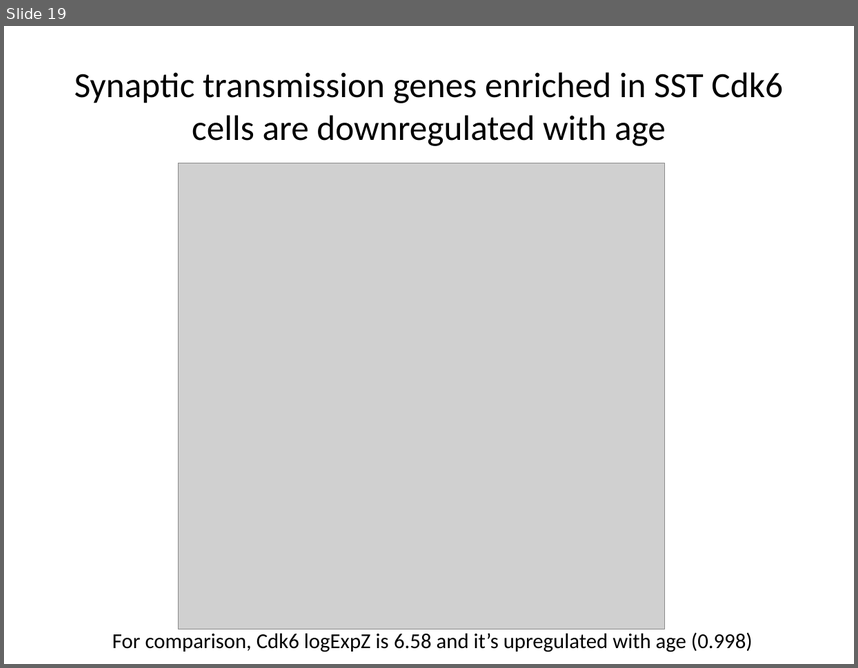
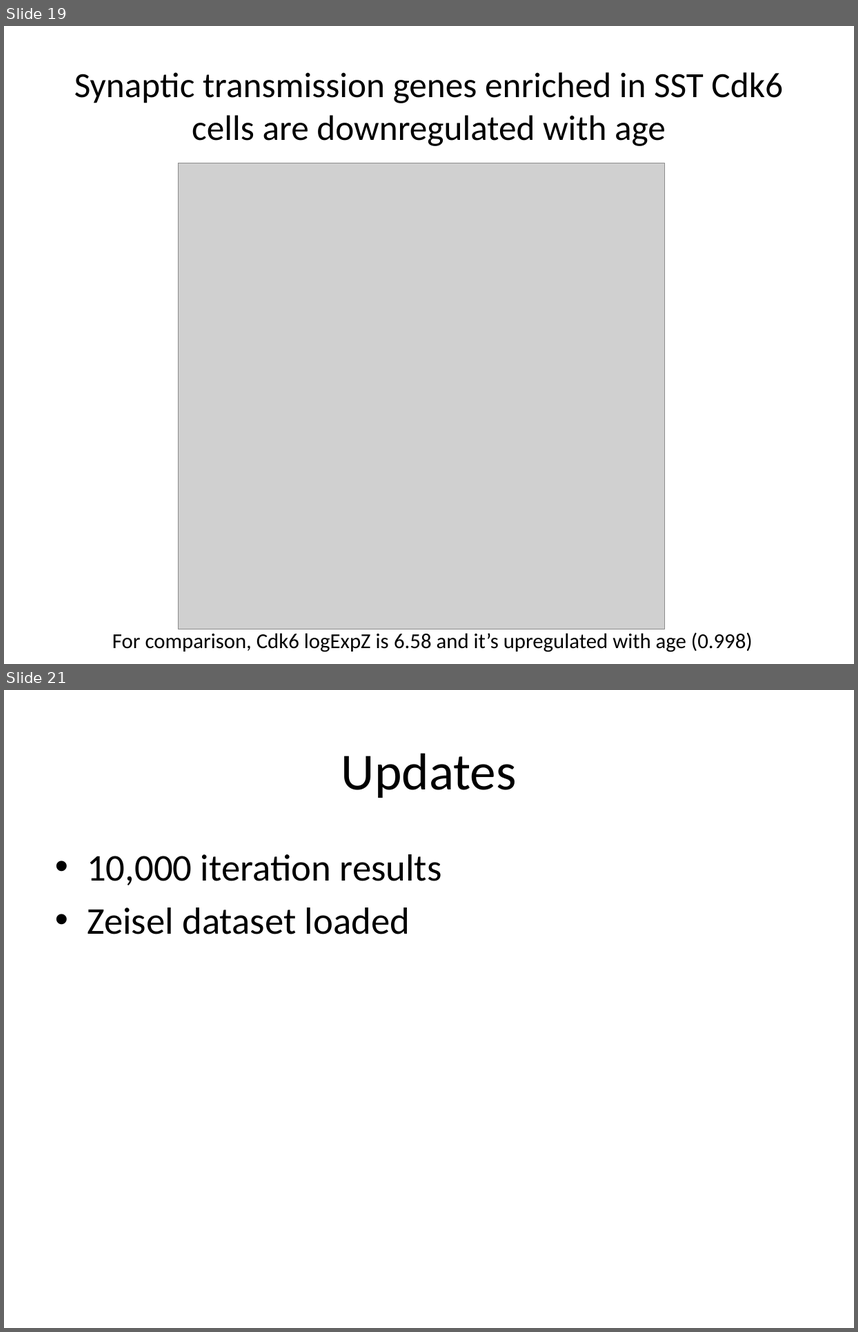
Before and after one commit to leonfrench/CellTypesAging, a slide deck: docs/CellTypes.pptx. Shown one above the other, each under a label of ours: slide 19 before the commit, slides 19 and 21 after it; the slides between them are not shown. The pictures are 858x668 and 858x1332 pixels, drawn with LibreOffice and Linux fonts; fonts in the diff are those of the drawing; grey boxes stand for pictures. Boxes give left, top, right and bottom in pixels: in the first picture for what was removed or moved away, otherwise in the second. Text is boxed around its words. In the diff, an @@ line names an element or a change of style, - is before the commit and + after.

```diff
--- a/docs/CellTypes.pptx
+++ b/docs/CellTypes.pptx
@@ slide 21 added at (4,690,854,1328), background #FFFFFF @@
@@ title added at (341,753,517,798), 44 pt, text #000000 @@
+Updates
@@ text added at (87,854,442,934), 32 pt, text #000000 @@
+• 10,000 iteration results
+• Zeisel dataset loaded
```
Also in this commit, not shown: 17 other slides added, 2 other files.
